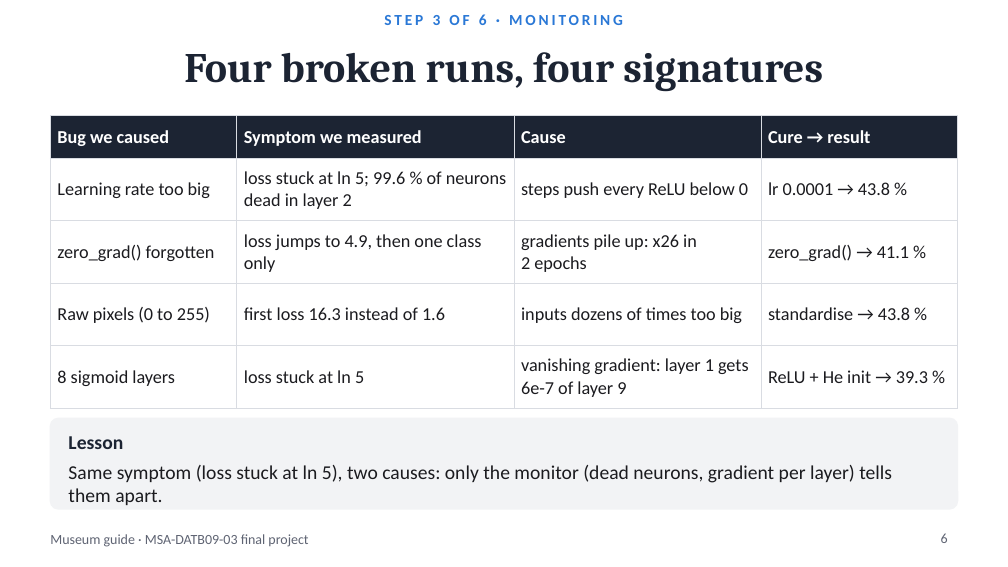
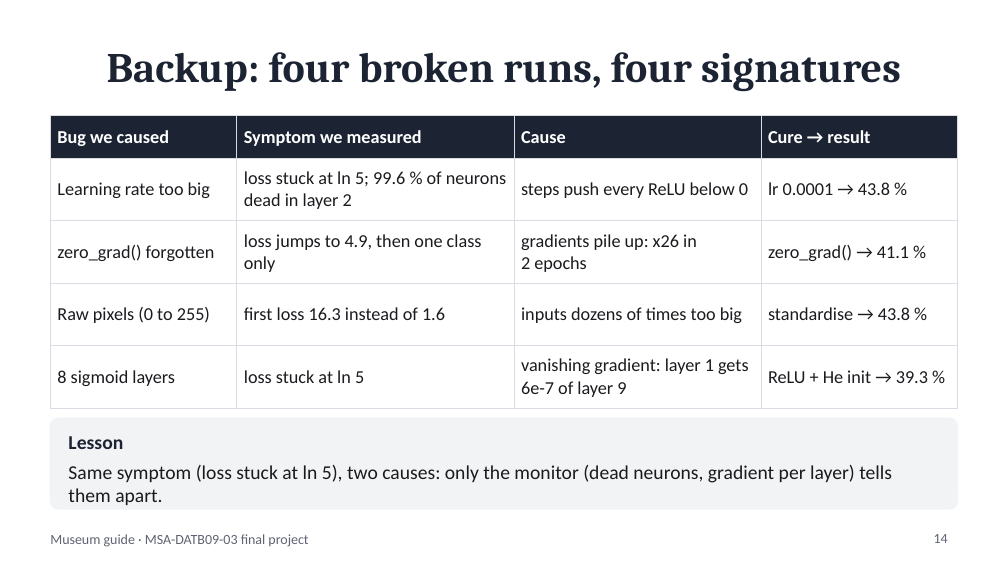
Before and after one commit to BenjaminAHS/neural-network-project, a slide deck: slide 14 of docs/museum_guide_presentation.pptx (slide 6 before the commit). Drawn at 1008x567 pixels with LibreOffice and Linux fonts; fonts in the diff are those of the drawing. Boxes give left, top, right and bottom in pixels: in the first picture for what was removed or moved away, otherwise in the second. Text is boxed around its words. In the diff, an @@ line names an element or a change of style, - is before the commit and + after.

Commit message:
Move the training doctor slide to the backups and show the ResNet monitoring in the talk

```diff
--- a/docs/museum_guide_presentation.pptx
+++ b/docs/museum_guide_presentation.pptx
@@ text removed at [384, 14, 623, 25] @@
-STEP 3 OF 6 · MONITORING
@@ title at [107, 52, 901, 92]: text changed @@
-Four broken runs, four signatures
+Backup: four broken runs, four signatures
@@ page number at [934, 534, 948, 543]: text changed @@
-6
+14
```
Also in this commit, not shown: 4 other slides changed, 5 other files.
